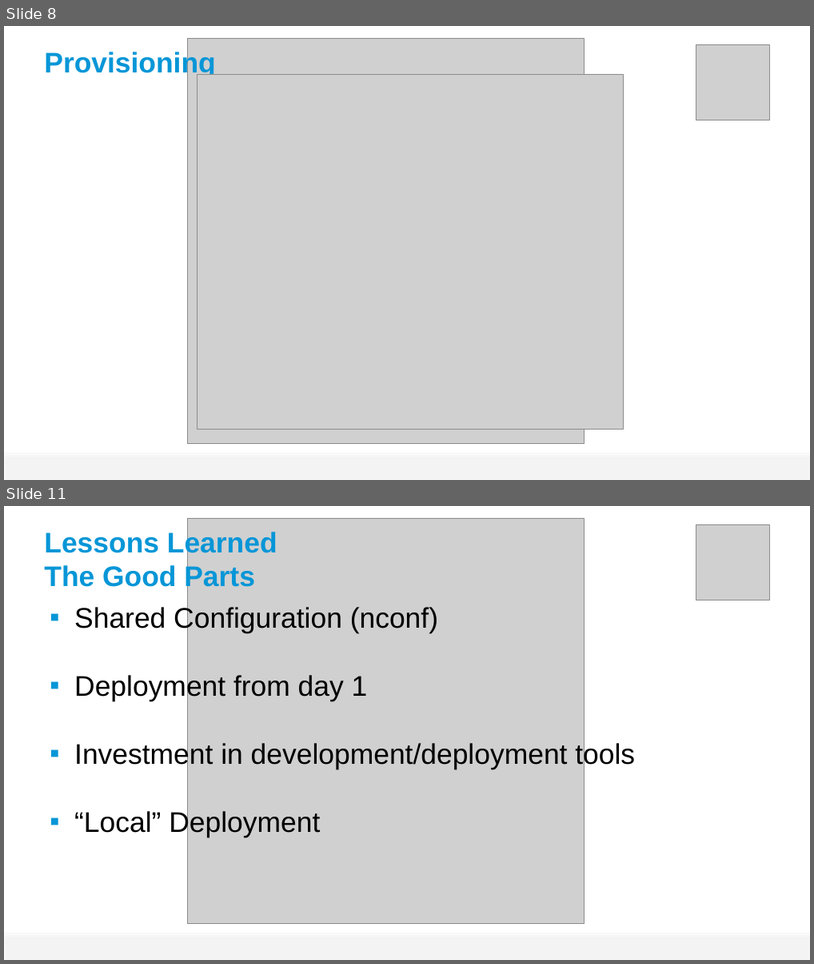
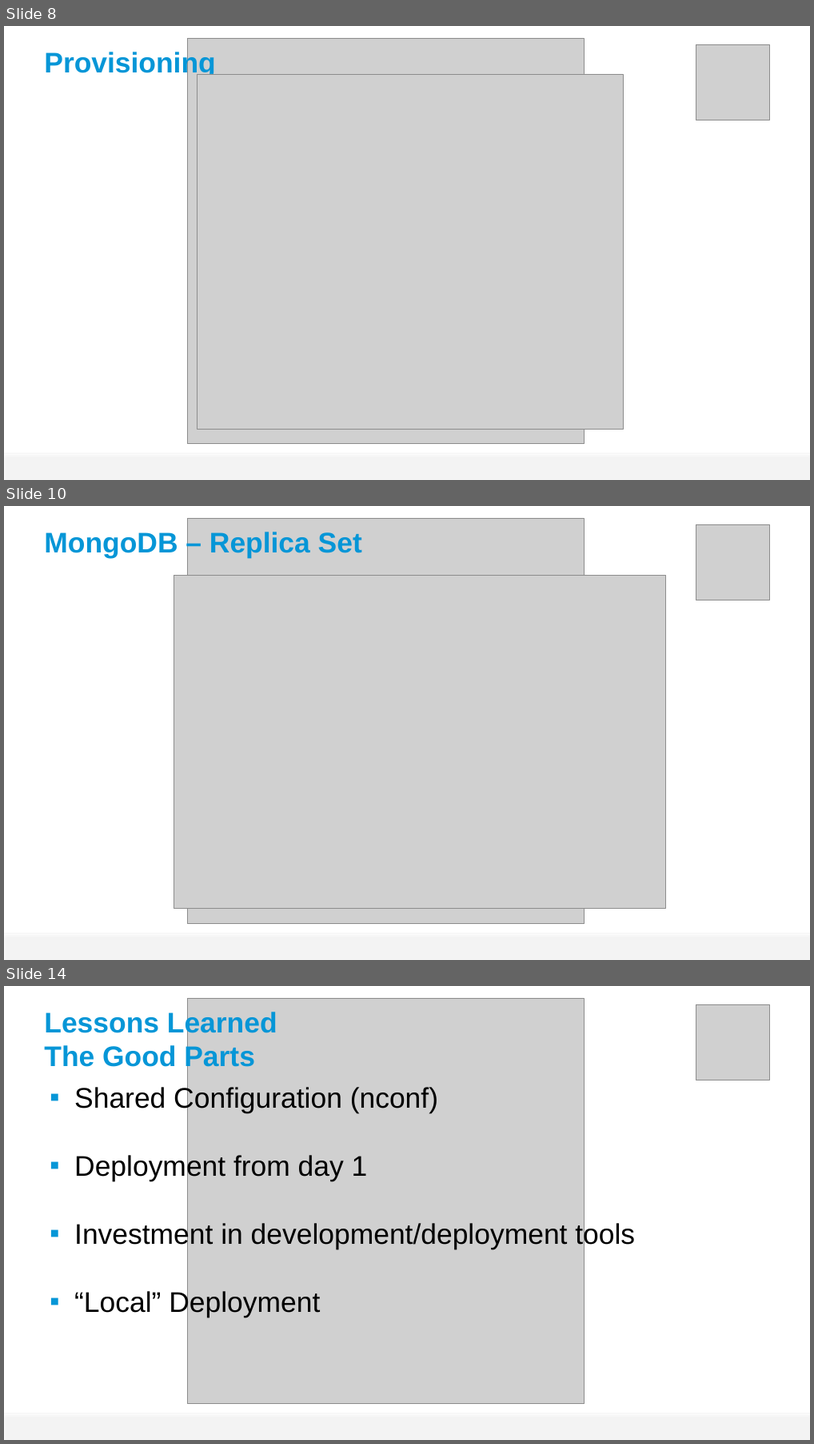
Before and after one commit to guillaume-brossard/tech-summit, a slide deck: 2014/supersize-nodejs/supersize-nodejs-gb.pptx. Shown one above the other, each under a label of ours: slides 8 and 11 before the commit, slides 8, 10 and 14 after it; the slides between them are not shown. The pictures are 814x964 and 814x1444 pixels, drawn with LibreOffice and Linux fonts; fonts in the diff are those of the drawing; grey boxes stand for pictures; background and template pictures are left out. Boxes give left, top, right and bottom in pixels: in the first picture for what was removed or moved away, otherwise in the second. Text is boxed around its words. In the diff, an @@ line names an element or a change of style, - is before the commit and + after.

Commit message:
MongoDB schemas.

```diff
--- a/2014/supersize-nodejs/supersize-nodejs-gb.pptx
+++ b/2014/supersize-nodejs/supersize-nodejs-gb.pptx
@@ slide 10 added at (4, 506, 810, 960), background picture (left out); not listed: 1 template element that a slide beside it also shows @@
@@ picture added at (188, 518, 584, 923) @@
@@ picture added at (696, 524, 770, 600) @@
@@ title added at (44, 532, 362, 558), 45 pt, text #0696D7, bold @@
+MongoDB – Replica Set
@@ picture added at (174, 575, 666, 908) @@
@@ what was slide 11 is now slide 14 @@
```
Also in this commit, not shown: 4 slides changed, 2 other slides added, 7 other files.
